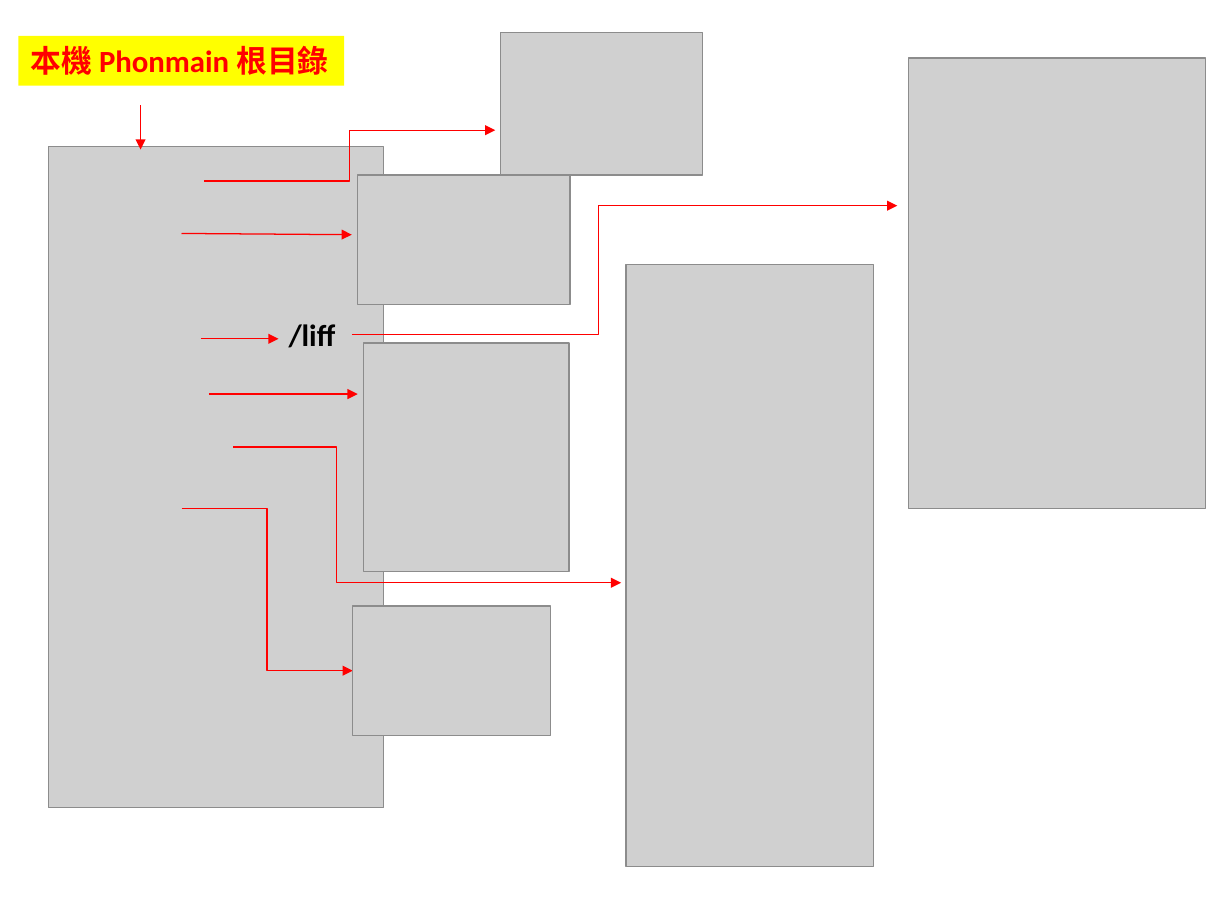
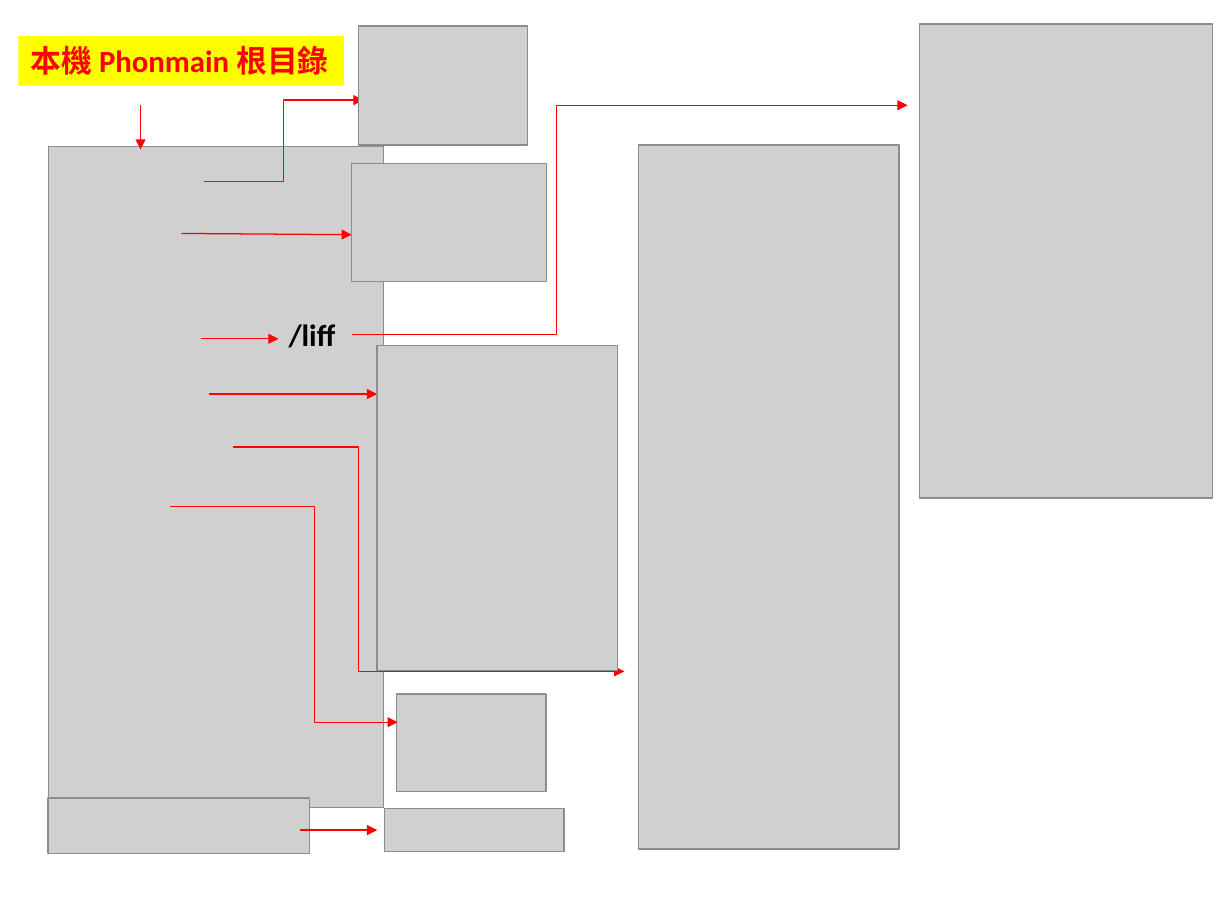
Before and after one commit to tan4598548-bot/line-group-buy-bot, a slide deck: slide 1 of Final/新增 Microsoft PowerPoint 簡報 (5) [自動儲存].pptx. Drawn at 1232x924 pixels with LibreOffice and Linux fonts; fonts in the diff are those of the drawing; grey boxes stand for pictures. Boxes give left, top, right and bottom in pixels: in the first picture for what was removed or moved away, otherwise in the second. Text is boxed around its words. In the diff, an @@ line names an element or a change of style, - is before the commit and + after.

```diff
--- a/Final/新增 Microsoft PowerPoint 簡報 (5) [自動儲存].pptx
+++ b/Final/新增 Microsoft PowerPoint 簡報 (5) [自動儲存].pptx
@@ picture: place and size @@
-picture at box(500, 32, 702, 175)
+picture at box(359, 26, 527, 145)
@@ picture: place and size @@
-picture at box(908, 58, 1206, 509)
+picture at box(919, 25, 1212, 499)
@@ elbow arrow moved from (205, 181) - (495, 131) to (205, 181) - (363, 100) @@
@@ elbow arrow moved from (352, 335) - (897, 206) to (352, 335) - (908, 105) @@
@@ picture: place and size @@
-picture at box(626, 265, 873, 866)
+picture at box(638, 145, 899, 849)
@@ picture: place and size @@
-picture at box(357, 175, 570, 304)
+picture at box(352, 164, 547, 282)
@@ picture: place and size @@
-picture at box(363, 342, 569, 572)
+picture at box(377, 346, 617, 671)
@@ arrow moved from (209, 394) - (357, 394) to (209, 394) - (377, 394) @@
@@ elbow arrow moved from (233, 447) - (621, 583) to (233, 447) - (625, 671) @@
@@ elbow arrow moved from (181, 509) - (352, 670) to (170, 506) - (398, 722) @@
@@ picture: place and size @@
-picture at box(352, 606, 551, 736)
+picture at box(397, 694, 546, 791)
@@ picture added at box(48, 798, 309, 854) @@
@@ picture added at box(384, 808, 564, 851) @@
@@ arrow added from (299, 830) to (377, 830), #FF0000 0.75 pt @@
```
Also in this commit, not shown: 1 slide added, 1 slide removed, 16 other files.
